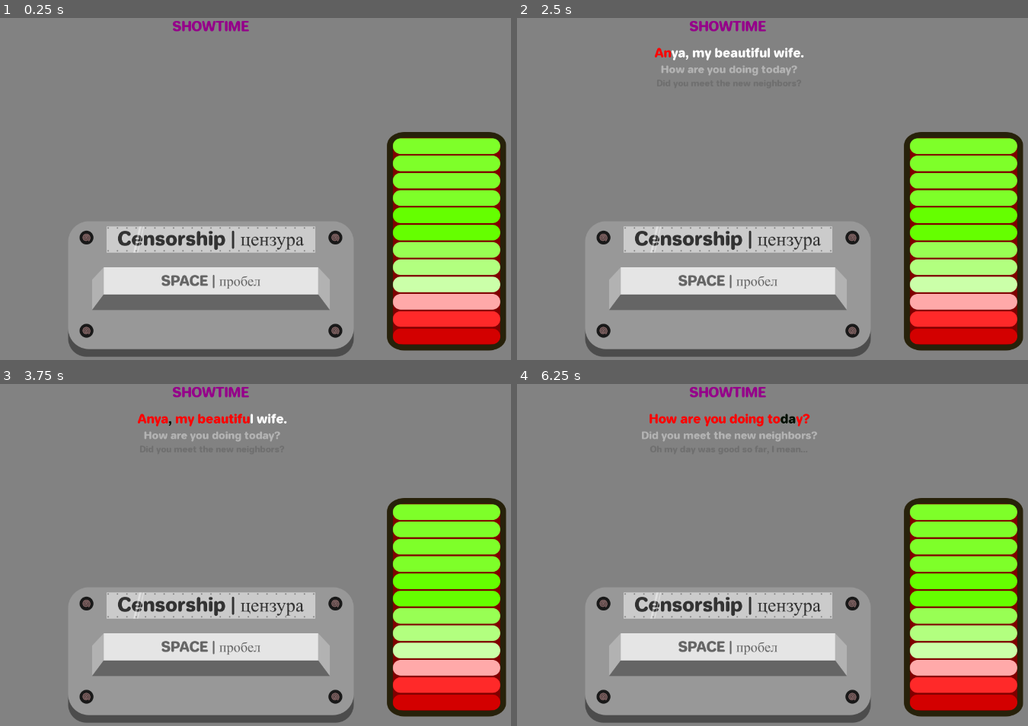
Above: before the commit, frames 1-4 (two rows, left to right).
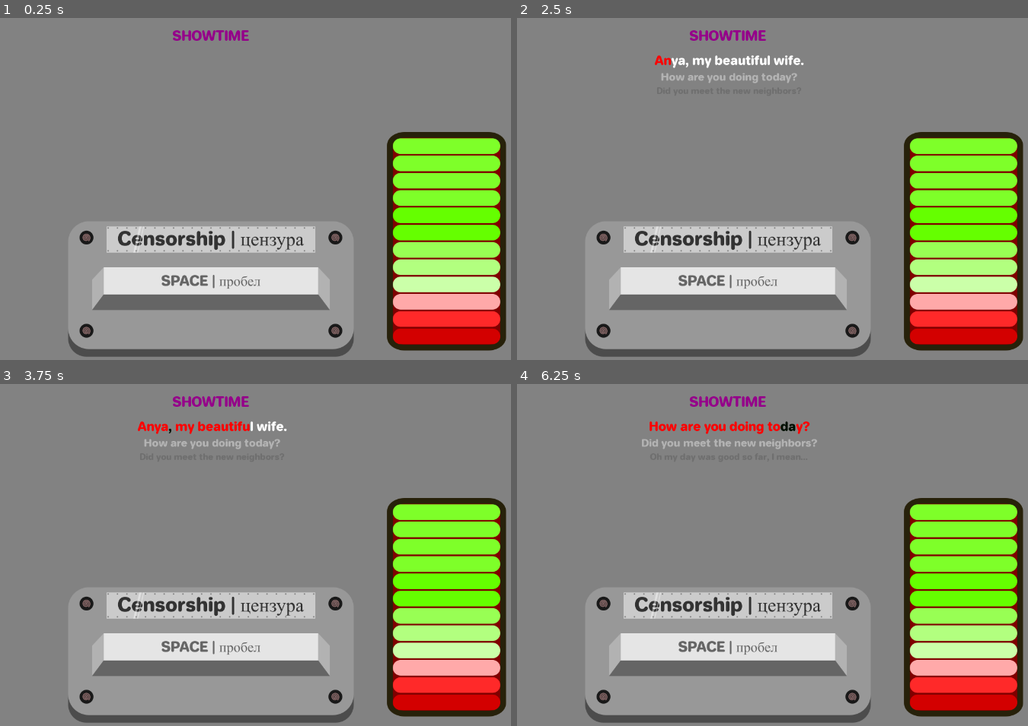
Above: after the commit, the same moments.

Repository: panorb/ludum-dare-49
Game: Godot game, scene res://Game/Game.tscn
The game is run twice, just before and just after one commit, with the same random seed, the same clock (stepped at 60 frames per second) and the same inputs. Sound files missing from this copy of the repository are replaced by a short silence.
Inputs (mouse positions are in pixels of both pictures, inside the frame that each line leads up to):
- Up to frame 1 (0.25 s): no input
- Up to frame 2 (2.5 s): click (726, 288) at 0.5 s; click (726, 288) at 1.25 s; click (726, 288) at 2 s
- Up to frame 3 (3.75 s): tap Enter at 2.75 s
- Up to frame 4 (6.25 s): tap Space at 4.25 s; tap Enter at 5.75 s

The runs differ from the first frame. In frame 1, 0.6% of the frame differs, in the area x 33-49%, y 0-7%; in frame 2, 1.9%; in frame 3, 2.0%; in frame 4, 2.2%, in the area x 24-59%, y 0-20%.

Commit message:
And more work

Diff:
--- a/godot/Game/Game.tscn
+++ b/godot/Game/Game.tscn
@@ -10,6 +10,8 @@
 [ext_resource path="res://Game/EndingScreen/EndingScreen.tscn" type="PackedScene" id=8]
 [ext_resource path="res://Shared/Fonts/jelle-bold.ttf" type="DynamicFontData" id=9]
 [ext_resource path="res://Game/LeakedInfoDisplay/LeakedInfoDisplay.tscn" type="PackedScene" id=10]
+[ext_resource path="res://Shared/Sounds/battery-charging.wav" type="AudioStream" id=11]
+[ext_resource path="res://Shared/Sounds/battery-full.wav" type="AudioStream" id=12]
 
 [sub_resource type="DynamicFont" id=1]
 size = 28
@@ -26,8 +28,9 @@
 [node name="VBoxContainer" type="VBoxContainer" parent="."]
 anchor_right = 1.0
 anchor_bottom = 1.0
+margin_top = 20.0
 size_flags_horizontal = 3
-custom_constants/separation = 12
+custom_constants/separation = 8
 __meta__ = {
 "_edit_use_anchors_": false
 }
@@ -43,18 +46,18 @@
 [node name="Playback" parent="VBoxContainer" instance=ExtResource( 2 )]
 anchor_right = 0.0
 anchor_bottom = 0.0
-margin_top = 47.0
+margin_top = 43.0
 margin_right = 1280.0
-margin_bottom = 347.0
+margin_bottom = 343.0
 rect_min_size = Vector2( 0, 300 )
 script = ExtResource( 6 )
 
 [node name="Evaluation" parent="VBoxContainer" instance=ExtResource( 7 )]
 anchor_right = 0.0
 anchor_bottom = 0.0
-margin_top = 359.0
+margin_top = 351.0
 margin_right = 1280.0
-margin_bottom = 659.0
+margin_bottom = 651.0
 rect_min_size = Vector2( 0, 300 )
 
 [node name="CensorButton" parent="." instance=ExtResource( 5 )]
@@ -88,6 +91,14 @@
 
 [node name="EndingScreen" parent="." instance=ExtResource( 8 )]
 
+[node name="Sounds" type="Node" parent="."]
+
+[node name="BatteryCharging" type="AudioStreamPlayer" parent="Sounds"]
+stream = ExtResource( 11 )
+
+[node name="BatteryFull" type="AudioStreamPlayer" parent="Sounds"]
+stream = ExtResource( 12 )
+
 [connection signal="button_down" from="CensorButton" to="." method="_on_CensorButton_button_down"]
 [connection signal="button_up" from="CensorButton" to="." method="_on_CensorButton_button_up"]
 [connection signal="proceed_selected" from="RepeatChoice" to="." method="_on_RepeatChoice_proceed_selected"]
--- a/godot/Game/LeakedInfoDisplay/LeakedInfoDisplay.tscn
+++ b/godot/Game/LeakedInfoDisplay/LeakedInfoDisplay.tscn
@@ -1,7 +1,8 @@
-[gd_scene load_steps=5 format=2]
+[gd_scene load_steps=6 format=2]
 
 [ext_resource path="res://Shared/Fonts/jelle-bold.ttf" type="DynamicFontData" id=1]
 [ext_resource path="res://Game/LeakedInfoDisplay/leaked-info-display.gd" type="Script" id=2]
+[ext_resource path="res://Shared/Sounds/info-updated.wav" type="AudioStream" id=3]
 
 [sub_resource type="DynamicFont" id=1]
 size = 26
@@ -50,3 +51,6 @@
 custom_colors/default_color = Color( 0, 0, 0, 1 )
 
 [node name="Tween" type="Tween" parent="."]
+
+[node name="BlingPlayer" type="AudioStreamPlayer" parent="."]
+stream = ExtResource( 3 )
--- a/godot/Game/LeakedInfoDisplay/leaked-info-display.gd
+++ b/godot/Game/LeakedInfoDisplay/leaked-info-display.gd
@@ -2,6 +2,7 @@
 
 onready var leaked_info_label = get_node("VBoxContainer/LeakedInfo")
 onready var tween = get_node("Tween")
+onready var bling_player = get_node("BlingPlayer")
 
 var text : String = "" setget _on_text_set
 
@@ -17,6 +18,8 @@
 	text = val
 	leaked_info_label.text = val
 
+	if text:
+		bling_player.play()
 	tween.interpolate_property(leaked_info_label, "custom_colors/default_color", Color.white, Color.aqua, 0.4, Tween.TRANS_EXPO)
 	tween.interpolate_property(leaked_info_label, "custom_colors/default_color", Color.aqua, Color.white, 0.4, Tween.TRANS_EXPO)
 	tween.start()
--- a/godot/Game/game.gd
+++ b/godot/Game/game.gd
@@ -24,6 +24,8 @@
 	evaluation.connect("evaluation_finished", self, "_on_chapter_evaluation_finished")
 	evaluation.connect("leaked_info_updated", self, "_on_leaked_info_updated")
 
+onready var last_battery_value = energy_meter.value
+
 func _process(delta):
 	if censor_button_down:
 		energy_meter.value -= energy_depletion_multiplier * delta
@@ -32,6 +34,14 @@
 			playback.stop_censoring()
 	else:
 		energy_meter.value +=  energy_regeneration_multiplier * delta
+
+	if (floor(last_battery_value / 100.0) <  floor(energy_meter.value / 100.0)):
+		if energy_meter.value == 1000:
+			get_node("Sounds/BatteryFull").play()
+		else:
+			get_node("Sounds/BatteryCharging").play()
+
+	last_battery_value = energy_meter.value
 
 func _on_leaked_info_updated(text):
 	leaked_info_display.text = text
@@ -55,6 +65,9 @@
 	playback.play_chapter(chapter_id)
 
 func _start_evaluation(chapter_id : String, saved_data : Dictionary, character_name : String) -> void:
+	censor_button_down = false
+	playback.stop_censoring()
+
 	section_label.text = "EVALUATION"
 
 	playback.visible = false
Not shown: 1 places in godot/Game/Game.tscn that only renumber resources
Not shown, added: godot/Shared/Sounds/battery-charging.wav.import
Not shown, added: godot/Shared/Sounds/battery-full.wav.import
Not shown, added: godot/Shared/Sounds/info-updated.wav.import
Not shown, added: godot/Shared/Sounds/battery-charging.wav
Not shown, added: godot/Shared/Sounds/battery-full.wav
Not shown, added: godot/Shared/Sounds/info-updated.wav
